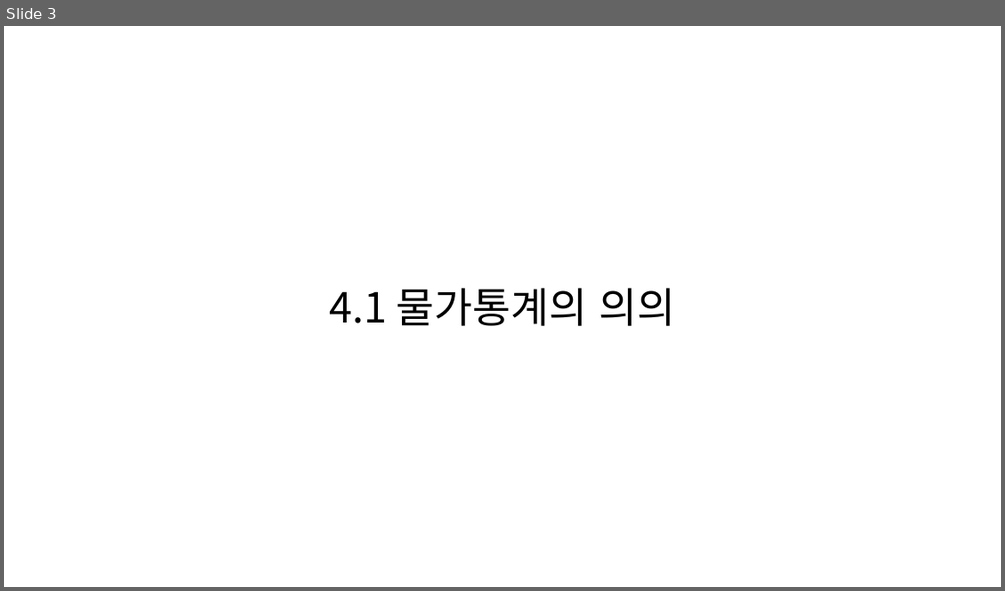
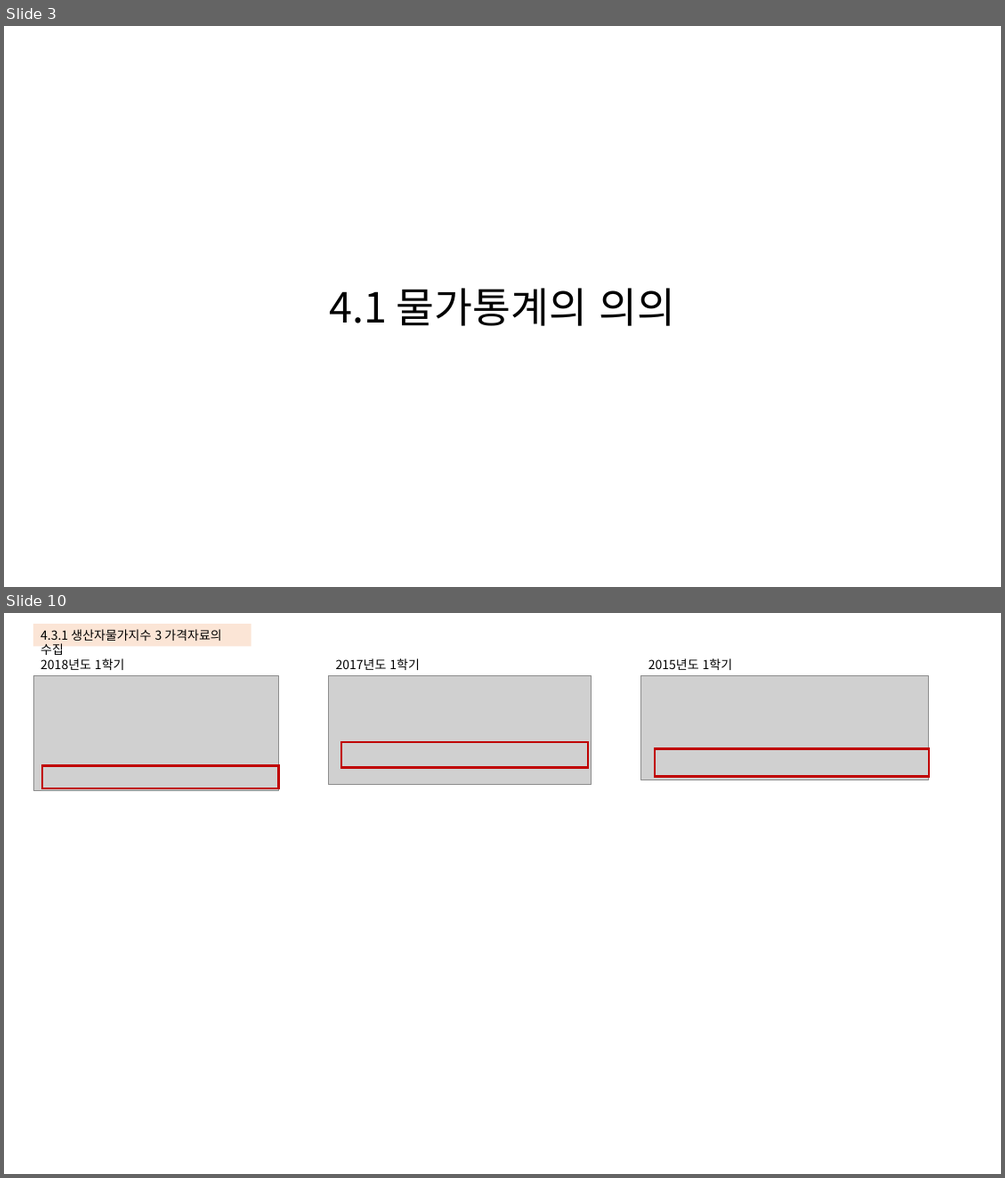
Before and after one commit to KNOU-STUDY/KNOU-UNDERSTANDING-NATIONAL-STATISTICS, a slide deck: previous_question/4장-물가통계.pptx. Shown one above the other, each under a label of ours: slide 3 before the commit, slides 3 and 10 after it; the slides between them are not shown. The pictures are 1005x591 and 1005x1178 pixels, drawn with LibreOffice and Linux fonts; fonts in the diff are those of the drawing; grey boxes stand for pictures. Boxes give left, top, right and bottom in pixels: in the first picture for what was removed or moved away, otherwise in the second. Text is boxed around its words. In the diff, an @@ line names an element or a change of style, - is before the commit and + after.

```diff
--- a/previous_question/4장-물가통계.pptx
+++ b/previous_question/4장-물가통계.pptx
@@ slide 10 added at <box>4,613,1001,1174</box>, background #FFFFFF @@
@@ rectangle added at <box>33,624,251,646</box>, fill #FBE5D6, 12 pt, text #000000 @@
+4.3.1 생산자물가지수 3 가격자료의 수집
@@ text added at <box>40,658,124,670</box>, 12 pt, text #000000 @@
+2018년도 1학기
@@ text added at <box>336,658,419,670</box>, 12 pt, text #000000 @@
+2017년도 1학기
@@ text added at <box>648,658,732,670</box>, 12 pt, text #000000 @@
+2015년도 1학기
@@ picture added at <box>33,676,278,790</box> @@
@@ picture added at <box>329,676,591,785</box> @@
@@ picture added at <box>641,676,929,779</box> @@
@@ rectangle added at <box>341,742,588,768</box>, outline #C00000 2 pt @@
@@ rectangle added at <box>42,765,278,788</box>, outline #C00000 2 pt @@
@@ rectangle added at <box>655,749,929,777</box>, outline #C00000 2 pt @@
```
Also in this commit, not shown: 16 other slides added, 10 slides removed.
